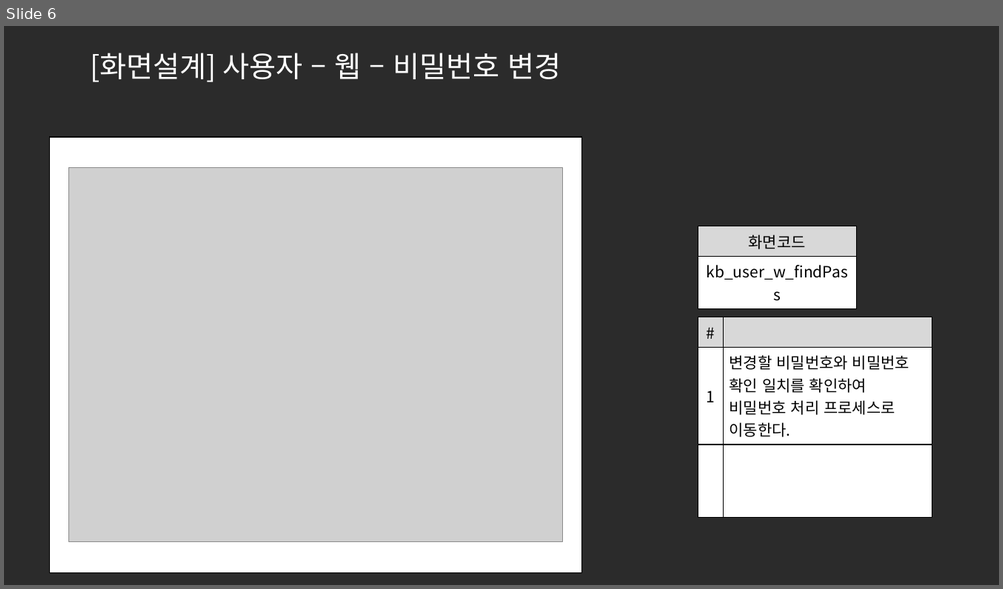
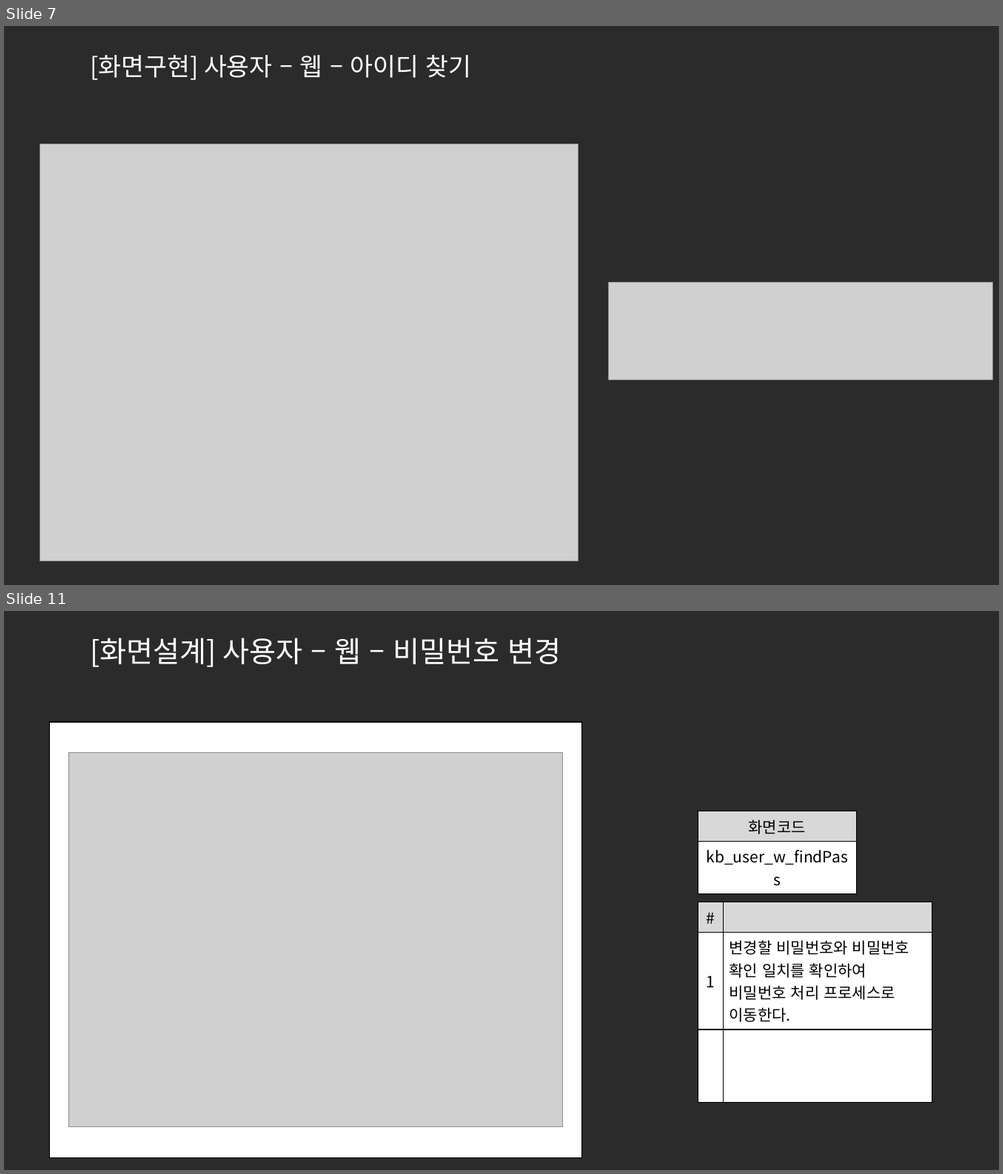
Before and after one commit to ezenteam2/e-Zone, a slide deck: 0 발표용 파워포인트/0424 4차발표/0424 project05 - 파워포인트 - 기범.pptx. Shown one above the other, each under a label of ours: slide 6 before the commit, slides 7 and 11 after it; the slides between them are not shown. The pictures are 1003x589 and 1003x1174 pixels, drawn with LibreOffice and Linux fonts; fonts in the diff are those of the drawing; grey boxes stand for pictures; background and template pictures are left out; a plain dark background stands for a picture behind light text. Boxes give left, top, right and bottom in pixels: in the first picture for what was removed or moved away, otherwise in the second. Text is boxed around its words. In the diff, an @@ line names an element or a change of style, - is before the commit and + after.

```diff
--- a/0 발표용 파워포인트/0424 4차발표/0424 project05 - 파워포인트 - 기범.pptx
+++ b/0 발표용 파워포인트/0424 4차발표/0424 project05 - 파워포인트 - 기범.pptx
@@ slide 7 added at <box>4,26,999,585</box>, background picture (left out) @@
@@ title added at <box>90,55,472,80</box>, 24 pt, text #FFFFFF @@
+[화면구현] 사용자 – 웹 – 아이디 찾기
@@ picture added at <box>40,144,578,562</box> @@
@@ picture added at <box>609,282,992,380</box> @@
@@ what was slide 6 is now slide 11 @@
```
Also in this commit, not shown: 1 slide changed, 15 other slides added, 1 other file.
